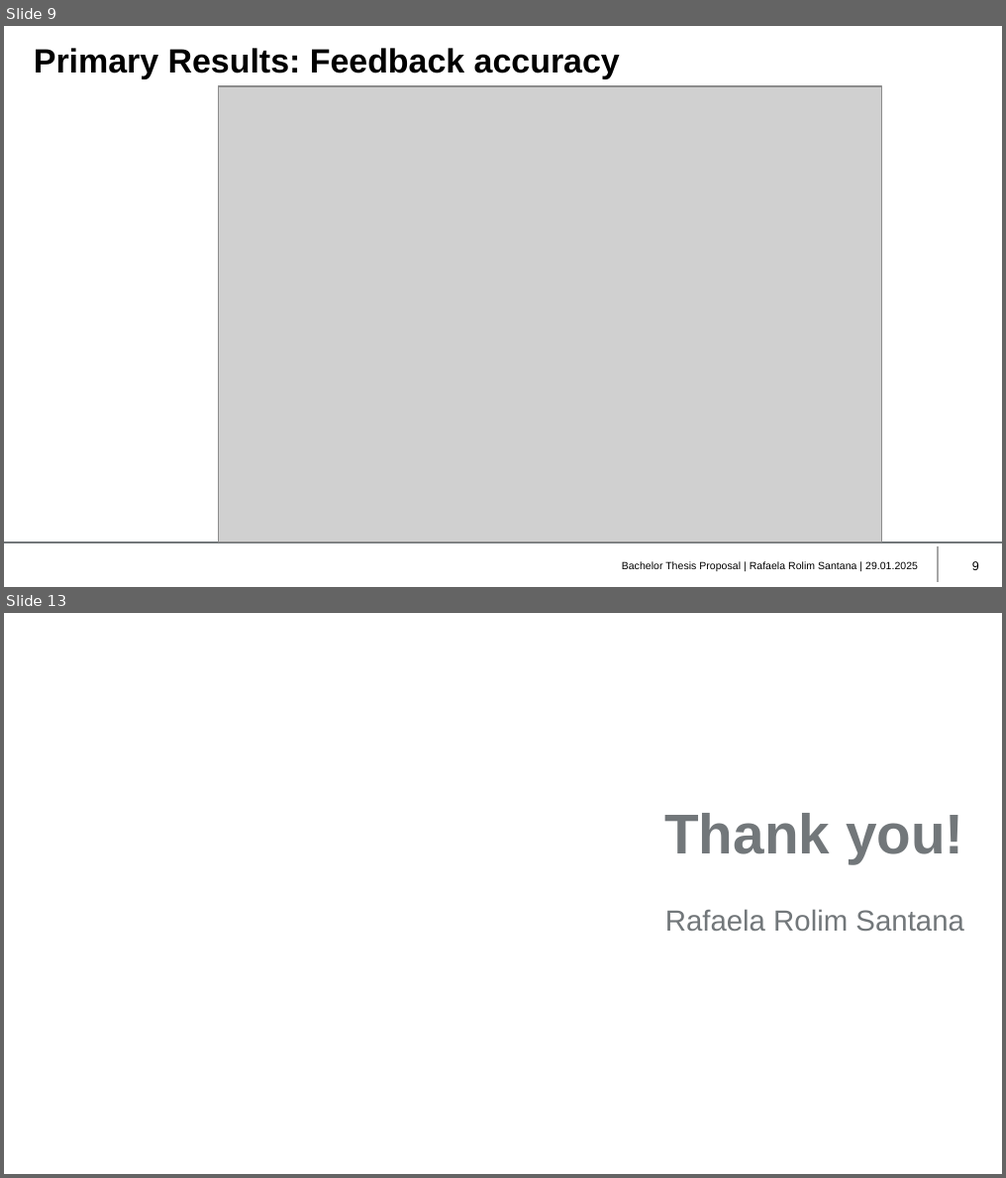
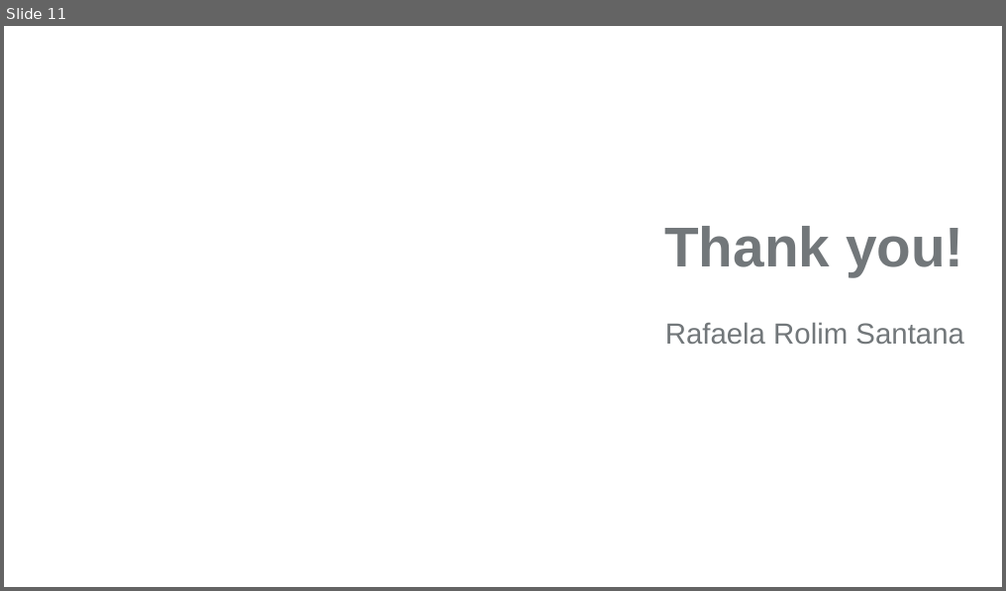
Before and after one commit to rafaelasantana/bachelor-thesis, a slide deck: QualityGates/QualityGate2_RafaelaRolimSantana/QG2-presentation.pptx. Shown one above the other, each under a label of ours: slides 9 and 13 before the commit, slide 11 after it; the slides between them are not shown. The pictures are 1006x1178 and 1006x591 pixels, drawn with LibreOffice and Linux fonts; fonts in the diff are those of the drawing; grey boxes stand for pictures; background and template pictures are left out. Boxes give left, top, right and bottom in pixels: in the first picture for what was removed or moved away, otherwise in the second. Text is boxed around its words. In the diff, an @@ line names an element or a change of style, - is before the commit and + after.

```diff
--- a/QualityGates/QualityGate2_RafaelaRolimSantana/QG2-presentation.pptx
+++ b/QualityGates/QualityGate2_RafaelaRolimSantana/QG2-presentation.pptx
@@ slide 9 removed at box(4, 26, 1002, 587), background #FFFFFF @@
@@ title removed at box(34, 48, 620, 78) @@
-Primary Results: Feedback accuracy
@@ picture removed at box(218, 86, 881, 543) @@
@@ line removed from (4, 543) to (1002, 543) @@
@@ line removed from (938, 546) to (938, 582) @@
@@ text removed at box(622, 562, 918, 571) @@
-Bachelor Thesis Proposal | Rafaela Rolim Santana | 29.01.2025
@@ page number removed at box(972, 562, 979, 570) @@
-9
@@ what was slide 13 is now slide 11 @@
```
Also in this commit, not shown: 9 slides changed, 1 other slide removed, 28 other files.
